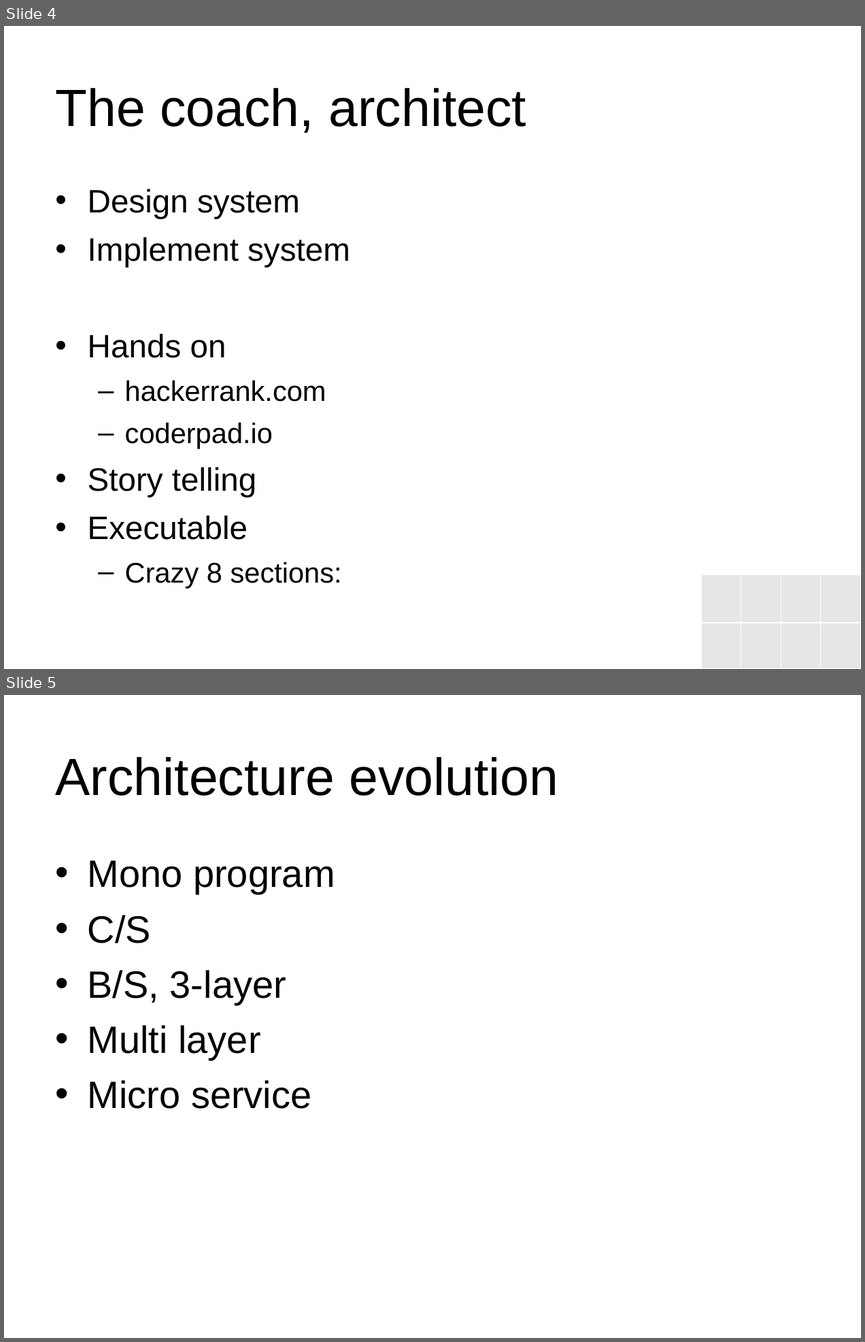
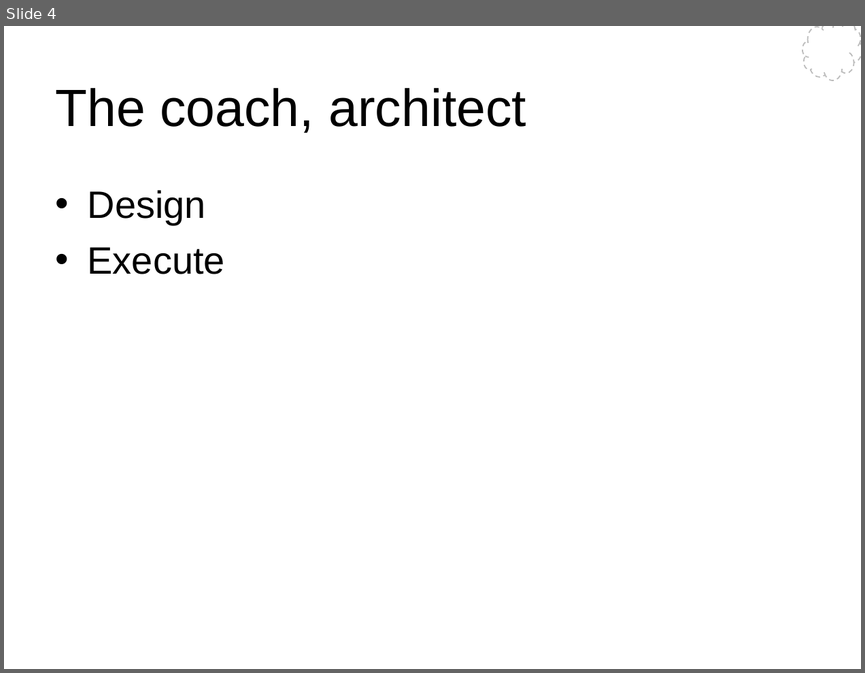
Before and after one commit to Wang-Ray/notes, a slide deck: Architect Pilates.ppt. Shown one above the other, each under a label of ours: slides 4 and 5 before the commit, slide 4 after it. The pictures are 865x1342 and 865x673 pixels, drawn with LibreOffice and Linux fonts; fonts in the diff are those of the drawing; background and template pictures are left out. Boxes give left, top, right and bottom in pixels: in the first picture for what was removed or moved away, otherwise in the second. Text is boxed around its words. In the diff, an @@ line names an element or a change of style, - is before the commit and + after.

Commit message:
Architect Pilates

```diff
--- a/Architect Pilates.ppt
+++ b/Architect Pilates.ppt
@@ slide 5 removed at <box>4,695,861,1338</box>, background #FFFFFF @@
@@ title removed at <box>55,757,558,796</box> @@
-Architecture evolution
@@ text removed at <box>88,860,335,1108</box> @@
-• Mono program
-• C/S
-• B/S, 3-layer
-• Multi layer
-• Micro service
@@ slide 4 changed as well @@
@@ freeform shape added at <box>802,26,861,81</box>, fill #FFFFFF, outline #BCBCBC 0.99 pt dashed @@
@@ text at <box>88,190,225,274</box>: text changed; size 27.2 to 32 pt @@
-• Design system
-• Implement system
-• Hands on
-  – hackerrank.com
-  – coderpad.io
-• Story telling
-• Executable
-  – Crazy 8 sections:
+• Design
+• Execute
@@ table removed at <box>702,574,861,668</box>, 2 rows, 4 columns @@
- |  |  | 
- |  |  | 
```
Also in this commit, not shown: 7 other slides changed, 21 slides added, 1 other file.
